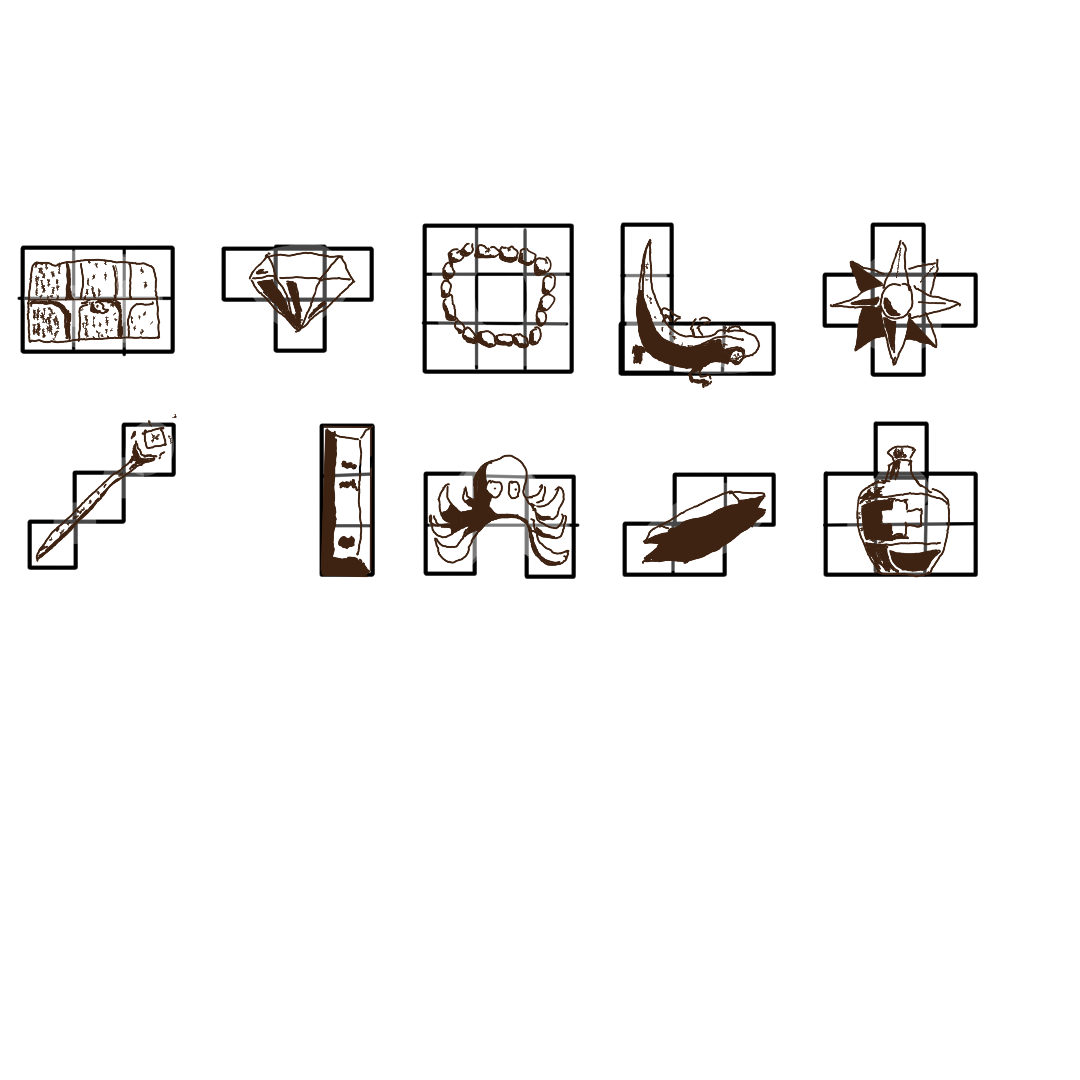
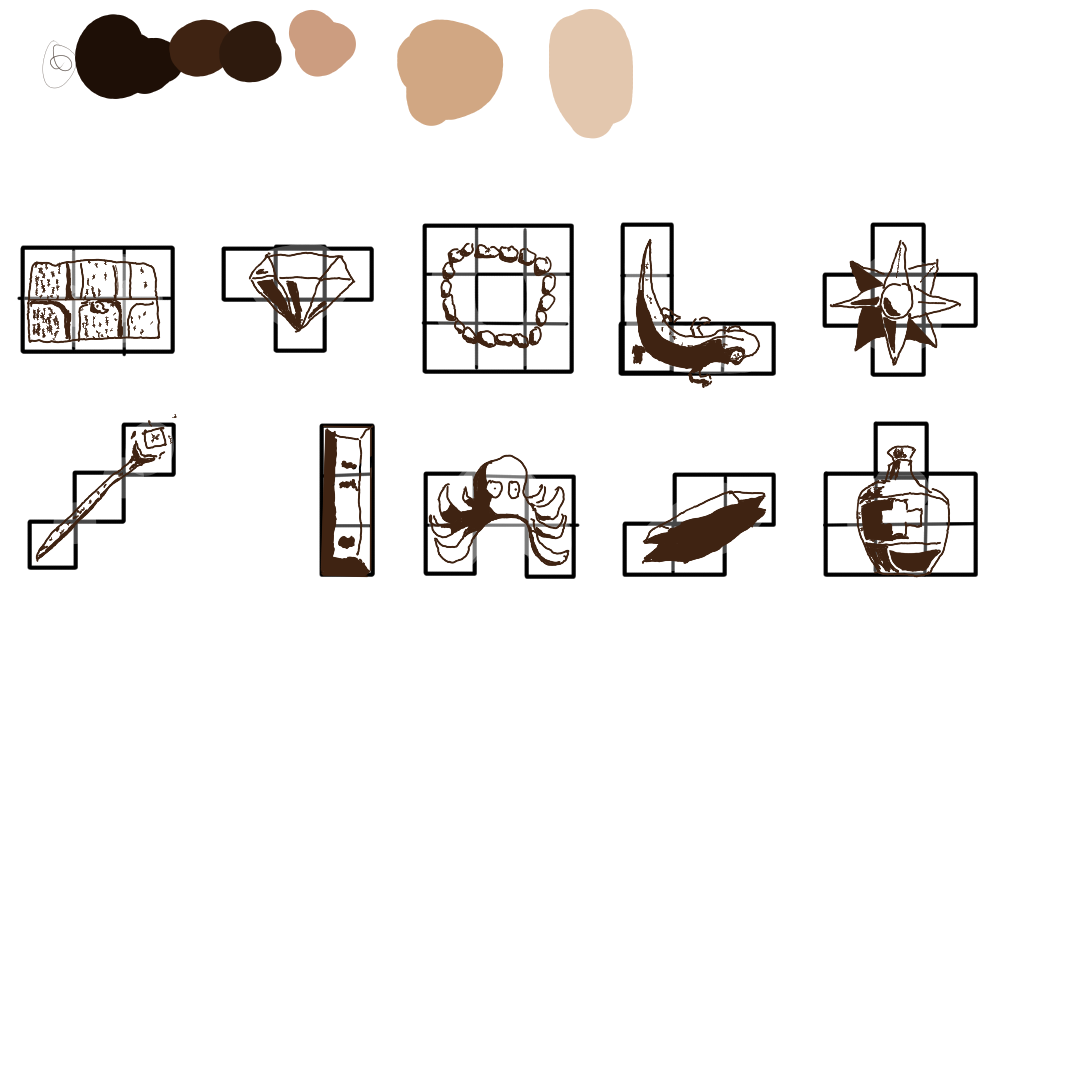
Layer changes from the first w=1080, h=1080 image to the second:
painted on "Paint Layer 1" over [42, 9, 633, 139]
showed "Paint Layer 2", painted on it over [42, 9, 633, 139]
